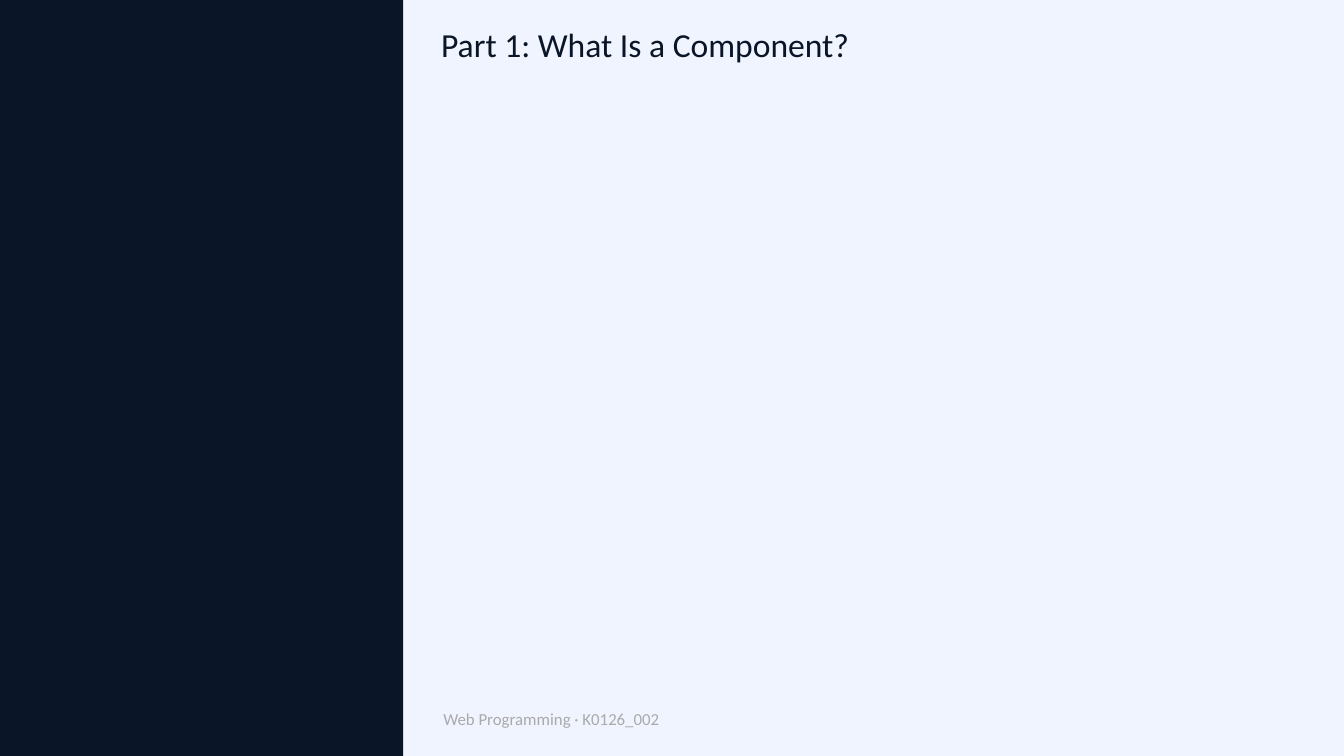
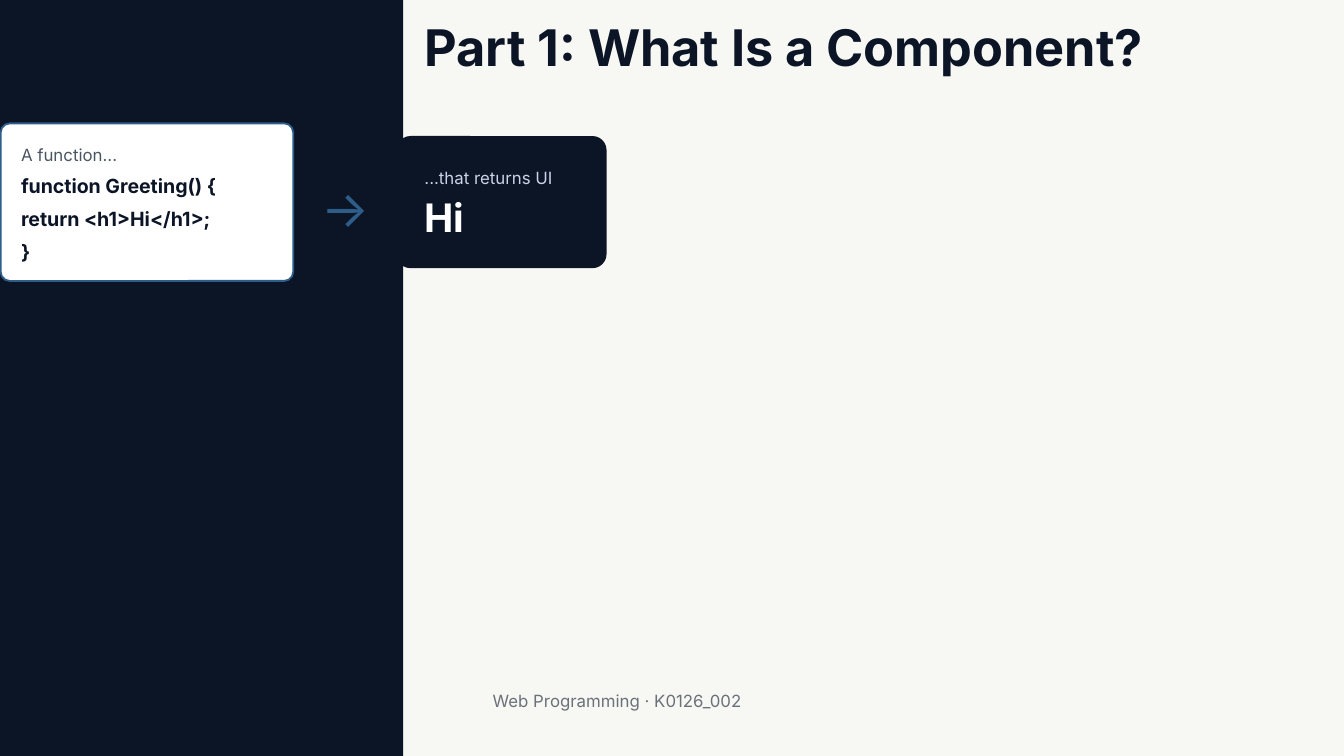
Before and after one commit to muxiddin19/WebPro, a slide deck: slide 3 of week10/WebPro_Week11_Fri_ReactProps_v1.pptx. Drawn at 1344x756 pixels with LibreOffice and Linux fonts; fonts in the diff are those of the drawing. Boxes give left, top, right and bottom in pixels: in the first picture for what was removed or moved away, otherwise in the second. Text is boxed around its words. In the diff, an @@ line names an element or a change of style, - is before the commit and + after.

```diff
--- a/week10/WebPro_Week11_Fri_ReactProps_v1.pptx
+++ b/week10/WebPro_Week11_Fri_ReactProps_v1.pptx
@@ background #F0F4FF to #F7F7F4 @@
@@ rectangle removed at bbox=[0, 0, 403, 755] @@
@@ rectangle added at bbox=[0, 0, 403, 755], fill #0B1526 @@
@@ title "Part 1: What Is a ...": place and size @@
-title "Part 1: What Is a ..." at bbox=[441, 33, 849, 63]
+title "Part 1: What Is a ..." at bbox=[425, 29, 1143, 77]
@@ title "Part 1: What Is a ..." at bbox=[425, 29, 1143, 77]: size 18 to 27 pt, font Calibri to Inter, text colour #0A1628 to #0B1526, bold on; line spacing 1 to 29.7pt @@
@@ rounded rectangle added at bbox=[1, 124, 294, 281], fill #FFFFFF, outline #2F5D8A 1 pt @@
@@ text added at bbox=[21, 148, 117, 161], 9 pt, text #4A5563 @@
+A function...
@@ text removed at bbox=[194, 144, 1202, 144] @@
-01
@@ rounded rectangle added at bbox=[396, 136, 606, 267], fill #0B1526 @@
@@ text added at bbox=[21, 178, 202, 198], 10.5 pt, text #0B1526, bold @@
+function Greeting() {
@@ text added at bbox=[323, 167, 379, 241], 27 pt, text #2F5D8A @@
+→
@@ text added at bbox=[424, 171, 552, 184], 9 pt, text #C8D3E6 @@
+...that returns UI
@@ text added at bbox=[424, 202, 464, 232], 21 pt, text #FFFFFF, bold @@
+Hi
@@ text added at bbox=[21, 211, 210, 230], 10.5 pt, text #0B1526, bold @@
+return <h1>Hi</h1>;
@@ text added at bbox=[22, 237, 281, 266], 10.5 pt, text #0B1526, bold @@
+}
@@ text removed at bbox=[443, 713, 659, 728] @@
-Web Programming · K0126_002
@@ text added at bbox=[493, 694, 741, 711], 9 pt, text #6A7179 @@
+Web Programming · K0126_002
```
Also in this commit, not shown: 17 other slides changed, 3 slides added, 3 slides removed, 2 other files.
